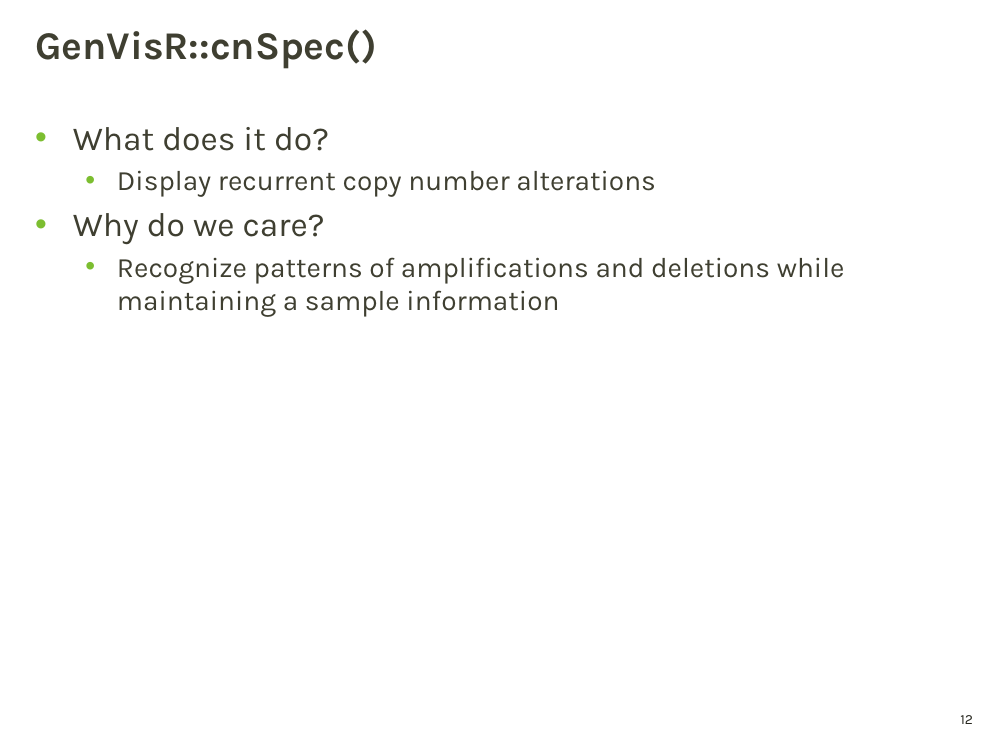
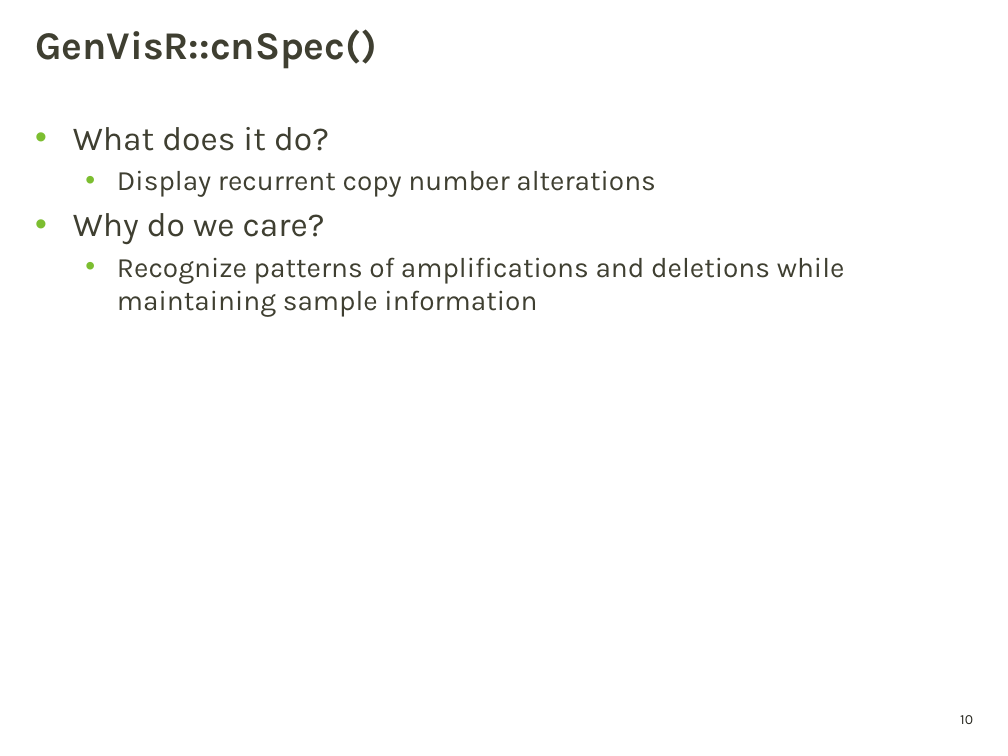
Before and after one commit to griffithlab/gen-viz-lectures, a slide deck: slide 10 of GenViz_Module3_Lecture.pptx (slide 12 before the commit). Drawn at 1008x756 pixels with LibreOffice and Linux fonts; fonts in the diff are those of the drawing; background and template pictures are left out. Boxes give left, top, right and bottom in pixels: in the first picture for what was removed or moved away, otherwise in the second. Text is boxed around its words. In the diff, an @@ line names an element or a change of style, - is before the commit and + after.

```diff
--- a/GenViz_Module3_Lecture.pptx
+++ b/GenViz_Module3_Lecture.pptx
@@ text at (x1=117, y1=257, x2=845, y2=317): text changed @@
-  • Recognize patterns of amplifications and deletions while maintaining a sample information
+  • Recognize patterns of amplifications and deletions while maintaining sample information
@@ page number at (x1=960, y1=715, x2=973, y2=724): text changed @@
-12
+10
```
Also in this commit, not shown: 3 other slides changed, 2 other files.
